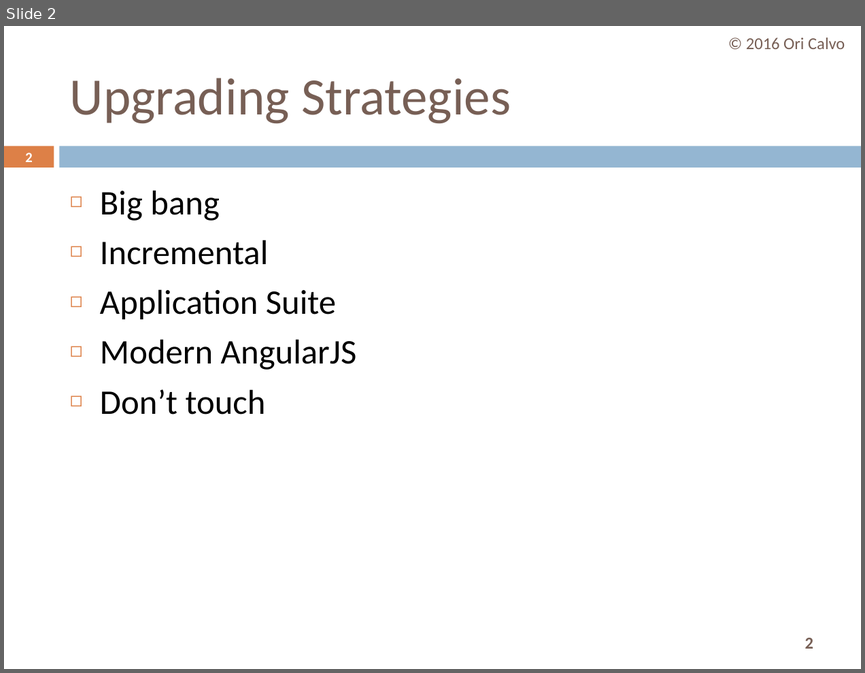
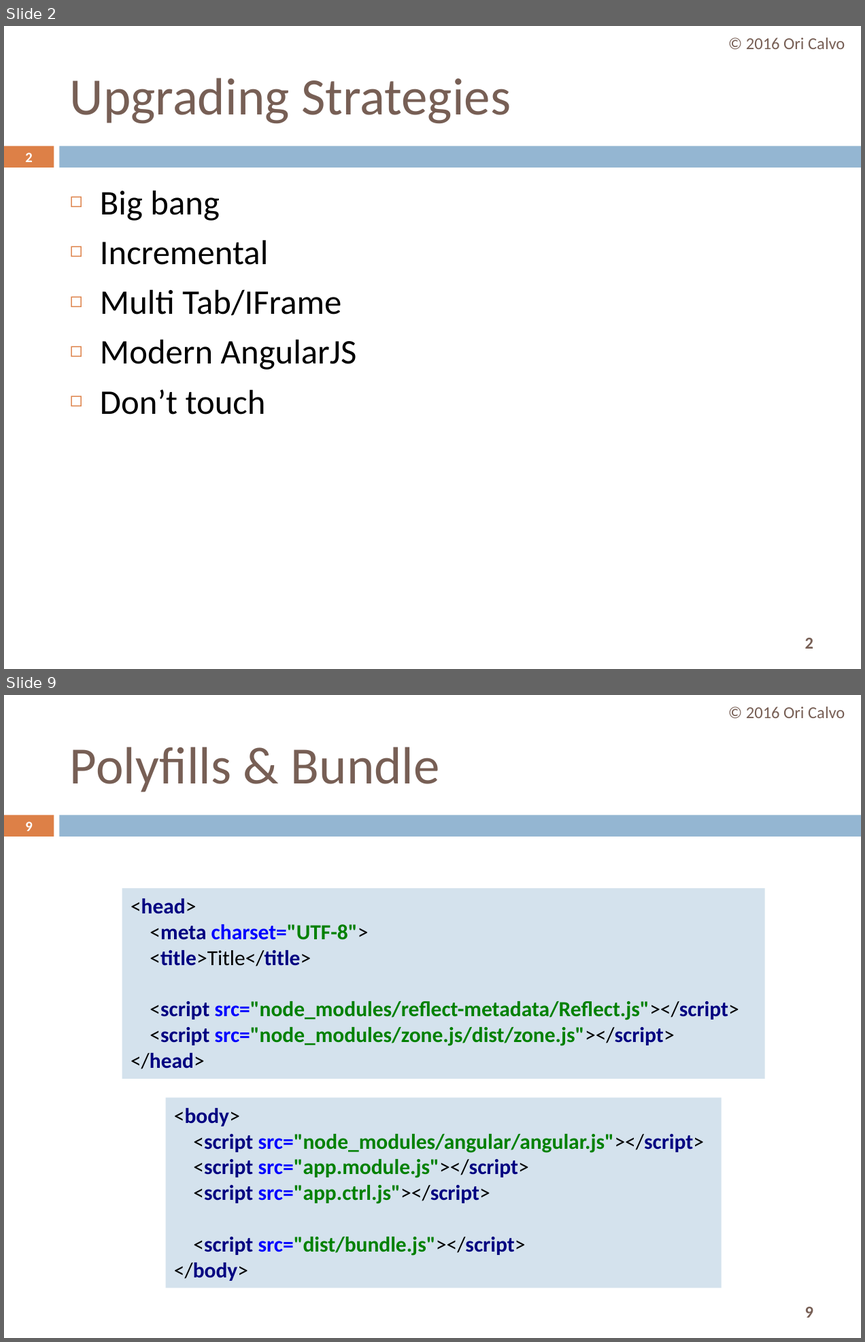
Before and after one commit to oricalvo/course-amdocs-angular, a slide deck: PPTs/11 NG Upgrade.pptx. Shown one above the other, each under a label of ours: slide 2 before the commit, slides 2 and 9 after it; the slides between them are not shown. The pictures are 865x673 and 865x1342 pixels, drawn with LibreOffice and Linux fonts; fonts in the diff are those of the drawing. Boxes give left, top, right and bottom in pixels: in the first picture for what was removed or moved away, otherwise in the second. Text is boxed around its words. In the diff, an @@ line names an element or a change of style, - is before the commit and + after.

```diff
--- a/PPTs/11 NG Upgrade.pptx
+++ b/PPTs/11 NG Upgrade.pptx
@@ slide 9 added at bbox=[4, 695, 861, 1338], background #FFFFFF; not listed: 3 template elements that a slide beside it also shows @@
@@ text added at bbox=[746, 707, 844, 718], 14 pt, text #775F55 @@
+© 2016 Ori Calvo
@@ title added at bbox=[70, 747, 440, 792], 44 pt, text #775F55 @@
+Polyfills & Bundle
@@ page number added at bbox=[25, 821, 33, 831], 11.9 pt, text #FFFFFF, bold @@
+9
@@ rectangle added at bbox=[122, 888, 765, 1078], fill #D4E2ED, 18 pt, text #008000, bold @@
+<head>
+<meta charset="UTF-8">
+<title>Title</title>
+<script src="node_modules/reflect-metadata/Reflect.js"></script>
+<script src="node_modules/zone.js/dist/zone.js"></script>
+</head>
@@ rectangle added at bbox=[166, 1097, 722, 1287], fill #D4E2ED, 18 pt, text #008000, bold @@
+<body>
+<script src="node_modules/angular/angular.js"></script>
+<script src="app.module.js"></script>
+<script src="app.ctrl.js"></script>
+<script src="dist/bundle.js"></script>
+</body>
@@ slide 2 changed as well @@
@@ text at bbox=[100, 289, 341, 315]: text changed @@
-◻ Application Suite
+◻ Multi Tab/IFrame
```
Also in this commit, not shown: 3 other slides changed, 15 other slides added, 1 other file.
